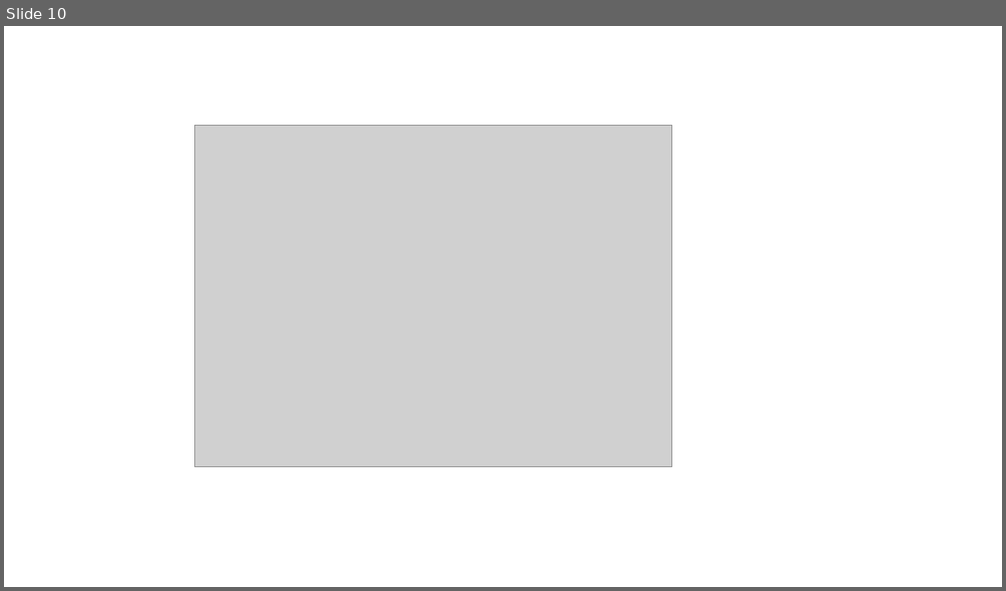
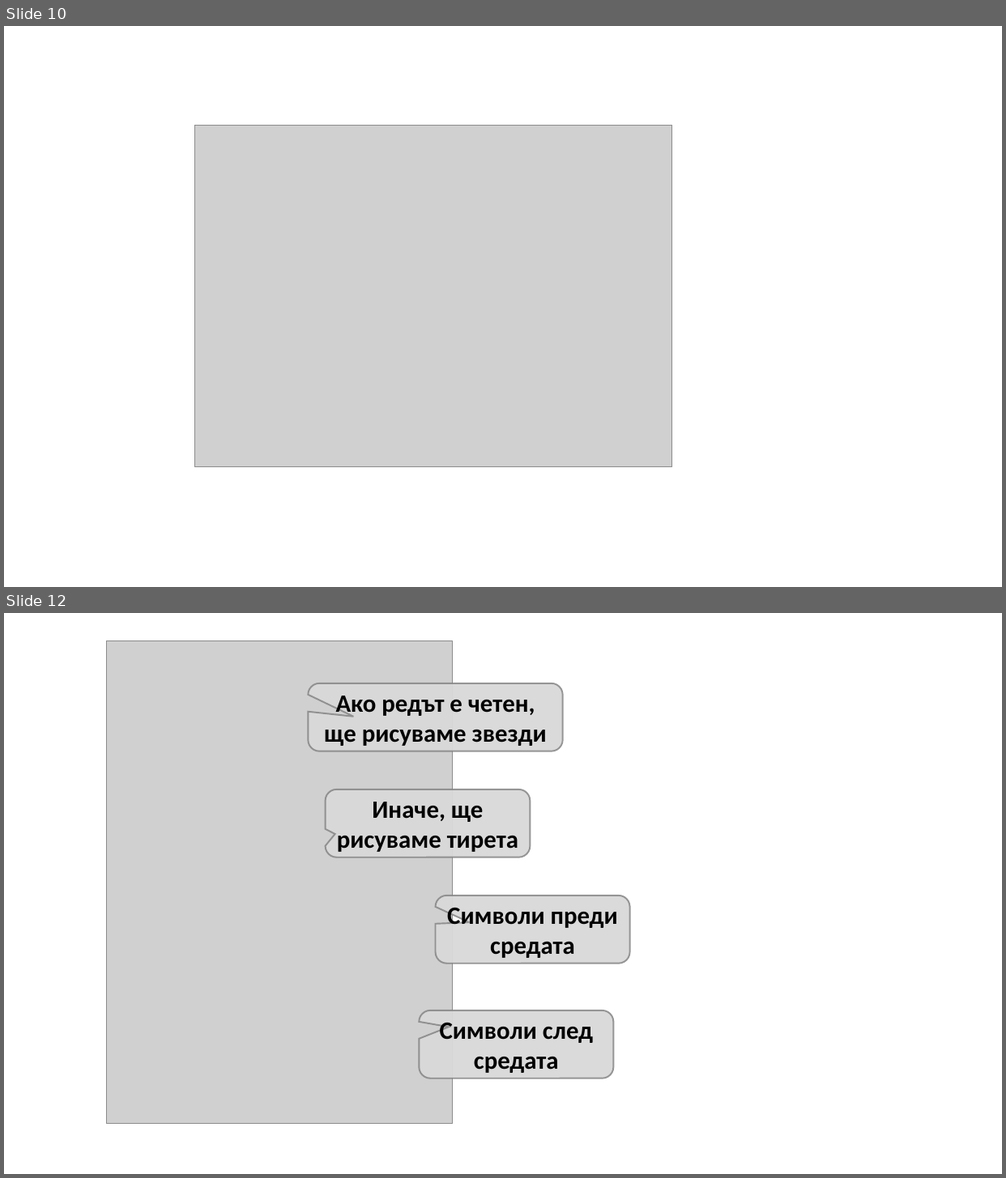
Before and after one commit to SoftUni/Programming-Basics-Book-CSharp-BG, a slide deck: assets/chapter-6-images/chapter-6-images.pptx. Shown one above the other, each under a label of ours: slide 10 before the commit, slides 10 and 12 after it; the slides between them are not shown. The pictures are 1006x591 and 1006x1178 pixels, drawn with LibreOffice and Linux fonts; fonts in the diff are those of the drawing; grey boxes stand for pictures. Boxes give left, top, right and bottom in pixels: in the first picture for what was removed or moved away, otherwise in the second. Text is boxed around its words. In the diff, an @@ line names an element or a change of style, - is before the commit and + after.

```diff
--- a/assets/chapter-6-images/chapter-6-images.pptx
+++ b/assets/chapter-6-images/chapter-6-images.pptx
@@ slide 12 added at (4,613,1002,1174), background #FFFFFF @@
@@ picture added at (107,641,453,1124) @@
@@ rounded speech box added at (308,683,562,752), fill #D9D9D9 at 95% opacity, outline #808080 1.5 pt, 24 pt, text #000000, bold @@
+Ако редът е четен, ще рисуваме звезди
@@ rounded speech box added at (325,790,530,858), fill #D9D9D9 at 95% opacity, outline #808080 1.5 pt, 24 pt, text #000000, bold @@
+Иначе, ще рисуваме тирета
@@ rounded speech box added at (435,896,630,964), fill #D9D9D9 at 95% opacity, outline #808080 1.5 pt, 24 pt, text #000000, bold @@
+Символи преди средата
@@ rounded speech box added at (419,1011,613,1079), fill #D9D9D9 at 95% opacity, outline #808080 1.5 pt, 24 pt, text #000000, bold @@
+Символи след средата
```
Also in this commit, not shown: 1 slide changed, 2 other slides added, 1 other file.
